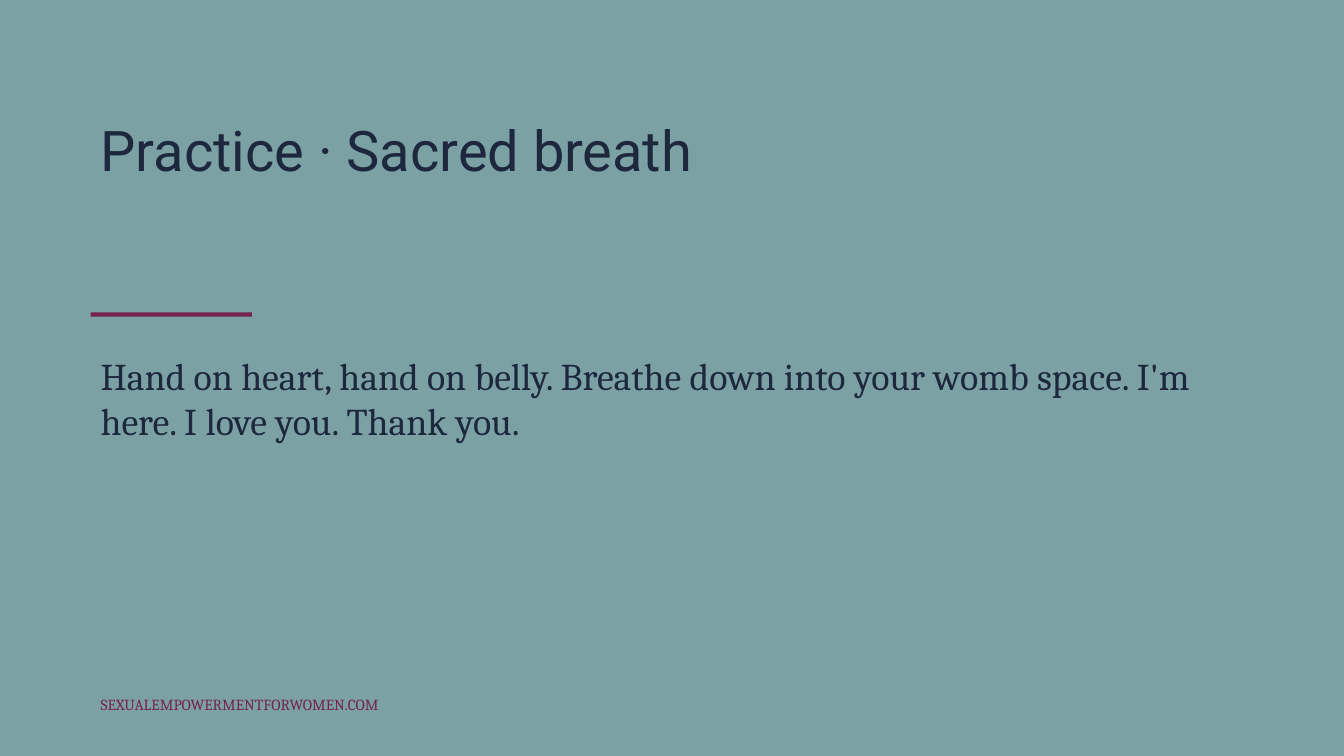
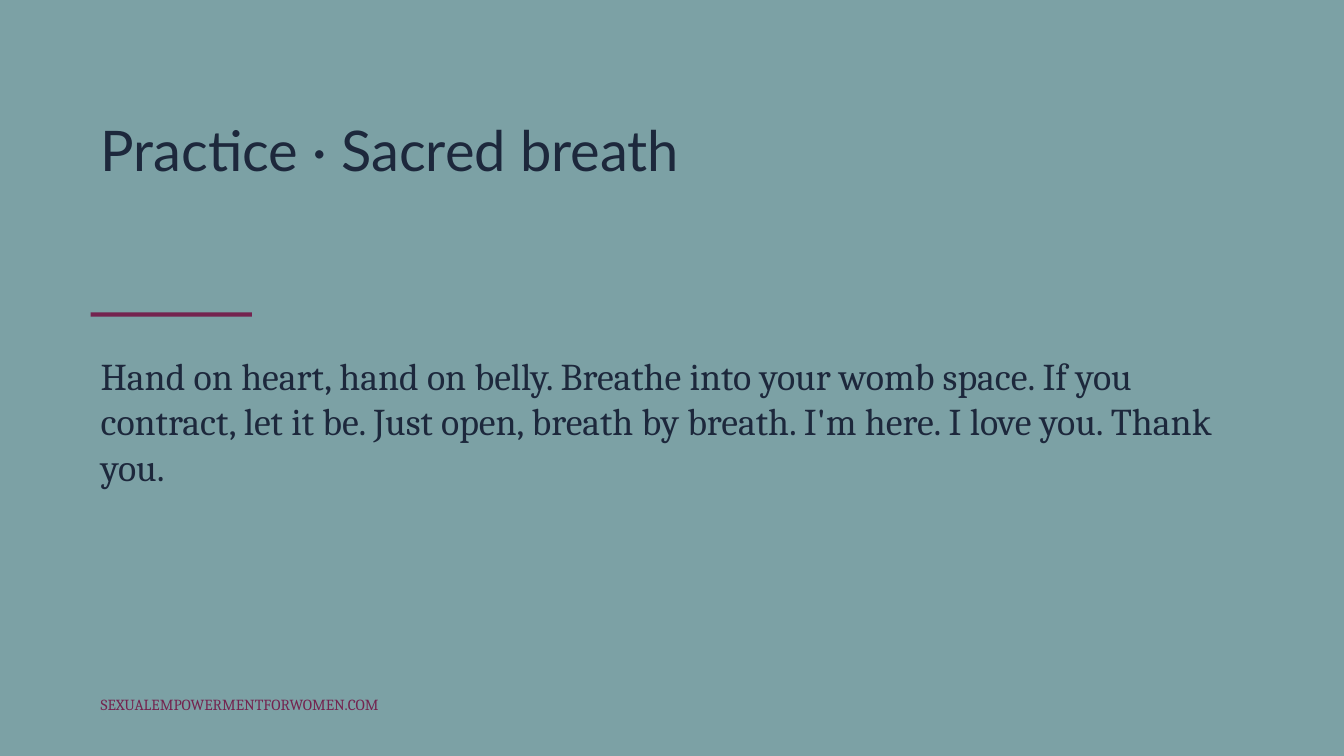
Before and after one commit to tarisha-starr/GitHub-folder, a slide deck: slide 20 of content/sessions/slides/Spirituality-and-Sexuality.pptx (slide 6 before the commit). Drawn at 1344x756 pixels with LibreOffice and Linux fonts; fonts in the diff are those of the drawing. Boxes give left, top, right and bottom in pixels: in the first picture for what was removed or moved away, otherwise in the second. Text is boxed around its words. In the diff, an @@ line names an element or a change of style, - is before the commit and + after.

```diff
--- a/content/sessions/slides/Spirituality-and-Sexuality.pptx
+++ b/content/sessions/slides/Spirituality-and-Sexuality.pptx
@@ text "Practice · Sacred breath" at bbox=[101, 130, 679, 172]: font Roboto to Lato @@
@@ text at bbox=[101, 363, 1212, 489]: text changed @@
-Hand on heart, hand on belly. Breathe down into your womb space. I'm here. I love you. Thank you.
+Hand on heart, hand on belly. Breathe into your womb space. If you contract, let it be. Just open, breath by breath. I'm here. I love you. Thank you.
```
Also in this commit, not shown: 18 other slides changed, 14 slides added, 2 slides removed, 3 other files.
